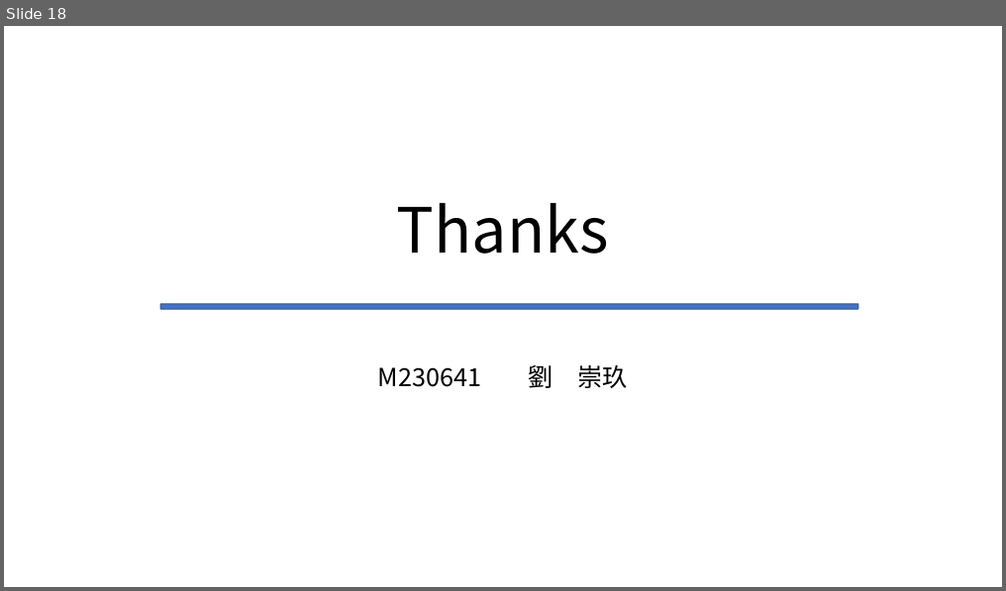
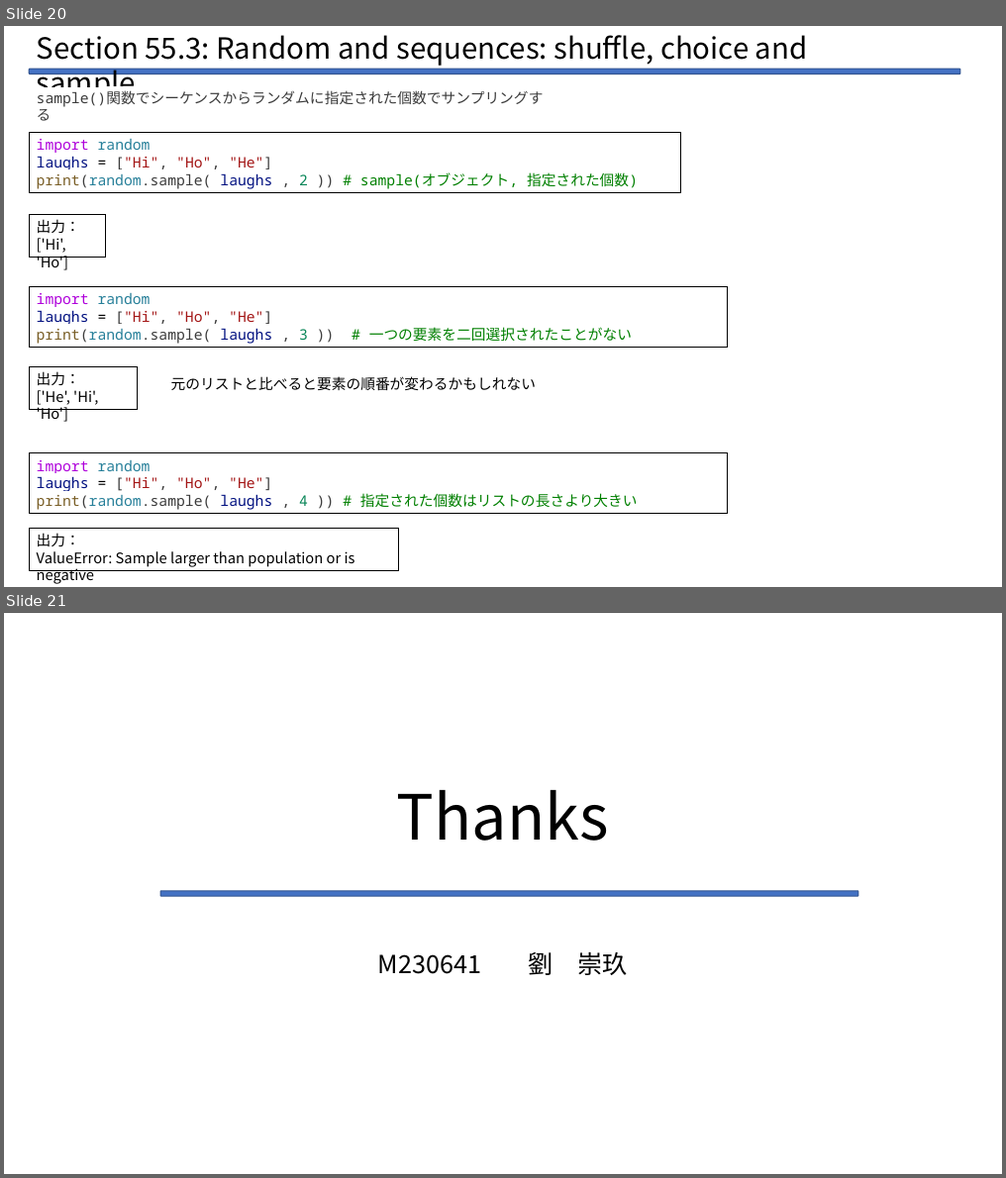
Before and after one commit to Legolas9999/zemi, a slide deck: lcj_zemi_python.pptx. Shown one above the other, each under a label of ours: slide 18 before the commit, slides 20 and 21 after it. The pictures are 1006x591 and 1006x1178 pixels, drawn with LibreOffice and Linux fonts; fonts in the diff are those of the drawing. Boxes give left, top, right and bottom in pixels: in the first picture for what was removed or moved away, otherwise in the second. Text is boxed around its words. In the diff, an @@ line names an element or a change of style, - is before the commit and + after.

```diff
--- a/lcj_zemi_python.pptx
+++ b/lcj_zemi_python.pptx
@@ slide 20 added at bbox=[4, 26, 1002, 587], background #FFFFFF @@
@@ text added at bbox=[37, 35, 808, 66], 28 pt, text #000000 @@
+Section 55.3: Random and sequences: shuffle, choice and sample
@@ rounded rectangle added at bbox=[29, 69, 960, 74], fill #4472C4, outline #325491 1 pt @@
@@ text added at bbox=[37, 90, 544, 121], 14 pt, text #3B3B3B @@
+sample()関数でシーケンスからランダムに指定された個数でサンプリングする
@@ rectangle added at bbox=[29, 132, 681, 193], outline #000000 0.75 pt, 14 pt, text #008000 @@
+import random
+laughs = ["Hi", "Ho", "He"]
+print(random.sample( laughs , 2 )) # sample(オブジェクト, 指定された個数)
@@ rectangle added at bbox=[29, 215, 105, 258], outline #000000 0.75 pt, 14 pt, text #000000 @@
+出力：
+['Hi', 'Ho']
@@ rectangle added at bbox=[29, 286, 727, 347], outline #000000 0.75 pt, 14 pt, text #008000 @@
+import random
+laughs = ["Hi", "Ho", "He"]
+print(random.sample( laughs , 3 )) # 一つの要素を二回選択されたことがない
@@ rectangle added at bbox=[29, 367, 137, 409], outline #000000 0.75 pt, 14 pt, text #000000 @@
+出力：
+['He', 'Hi', 'Ho']
@@ text added at bbox=[171, 376, 536, 390], 14 pt, text #000000 @@
+元のリストと比べると要素の順番が変わるかもしれない
@@ rectangle added at bbox=[29, 454, 727, 514], outline #000000 0.75 pt, 14 pt, text #008000 @@
+import random
+laughs = ["Hi", "Ho", "He"]
+print(random.sample( laughs , 4 )) # 指定された個数はリストの長さより大きい
@@ rectangle added at bbox=[29, 528, 399, 571], outline #000000 0.75 pt, 14 pt, text #000000 @@
+出力：
+ValueError: Sample larger than population or is negative
@@ what was slide 18 is now slide 21 @@
```
Also in this commit, not shown: 3 slides changed, 2 other slides added, 1 other file.
